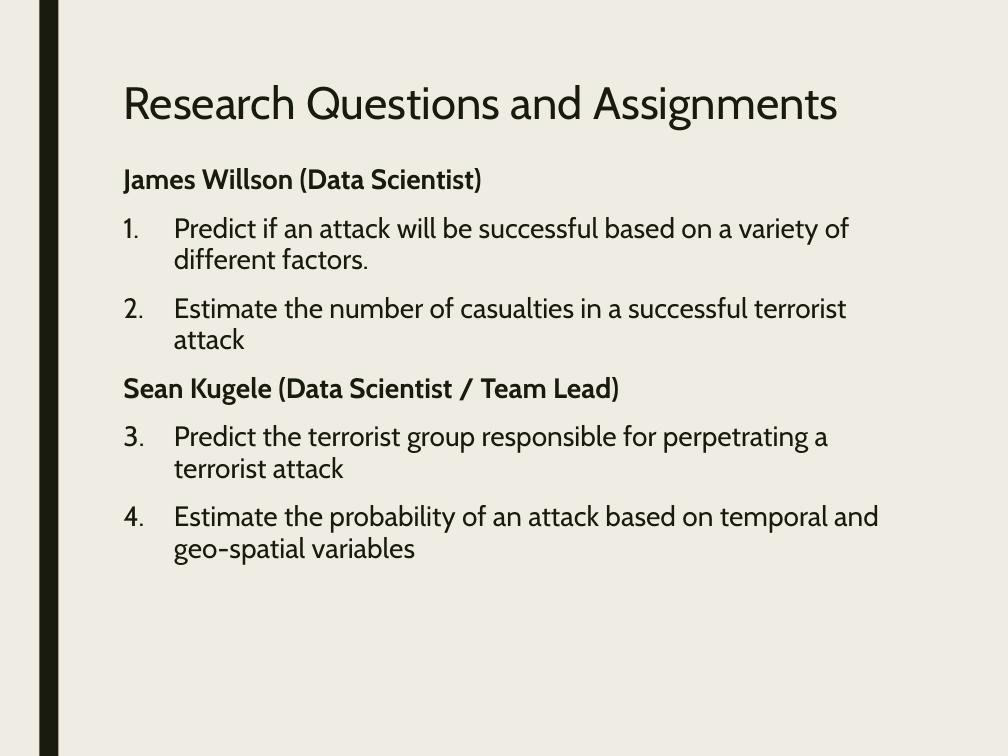
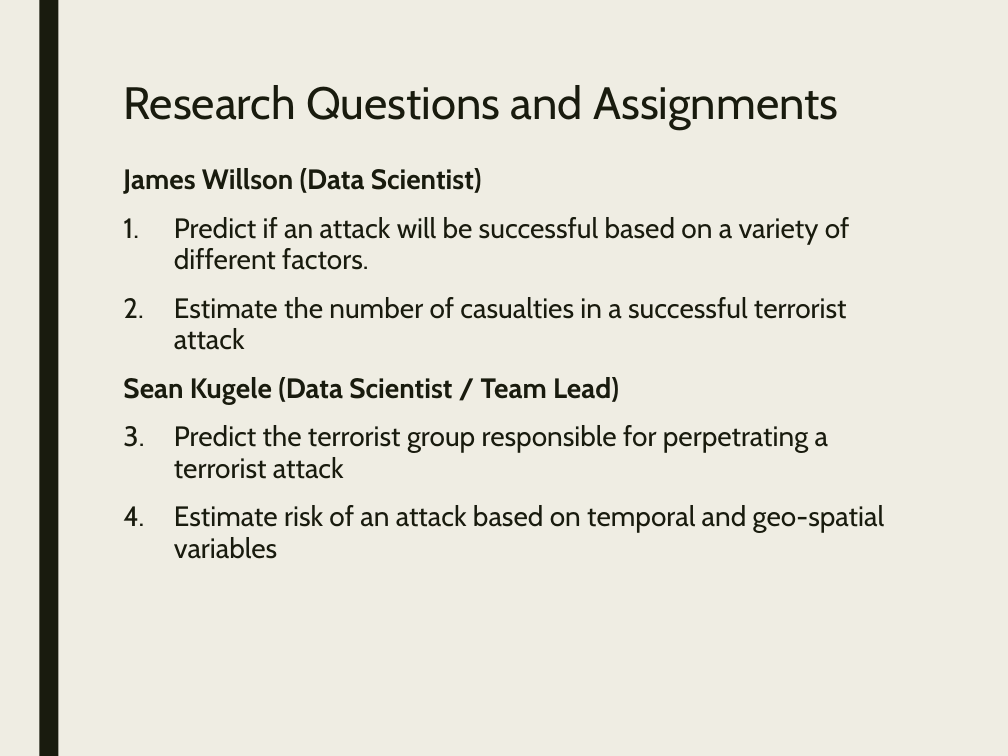
Before and after one commit to stats-learning-fall2019/final-project, a slide deck: slide 9 of presentation/gtdb-final-presentation.pptx. Drawn at 1008x756 pixels with LibreOffice and Linux fonts; fonts in the diff are those of the drawing. Boxes give left, top, right and bottom in pixels: in the first picture for what was removed or moved away, otherwise in the second. Text is boxed around its words. In the diff, an @@ line names an element or a change of style, - is before the commit and + after.

```diff
--- a/presentation/gtdb-final-presentation.pptx
+++ b/presentation/gtdb-final-presentation.pptx
@@ text at (x1=174, y1=505, x2=884, y2=559): text changed @@
-2. Estimate the probability of an attack based on temporal and geo-spatial variables
+2. Estimate risk of an attack based on temporal and geo-spatial variables
```
Also in this commit, not shown: 11 other slides changed, 4 slides added.
